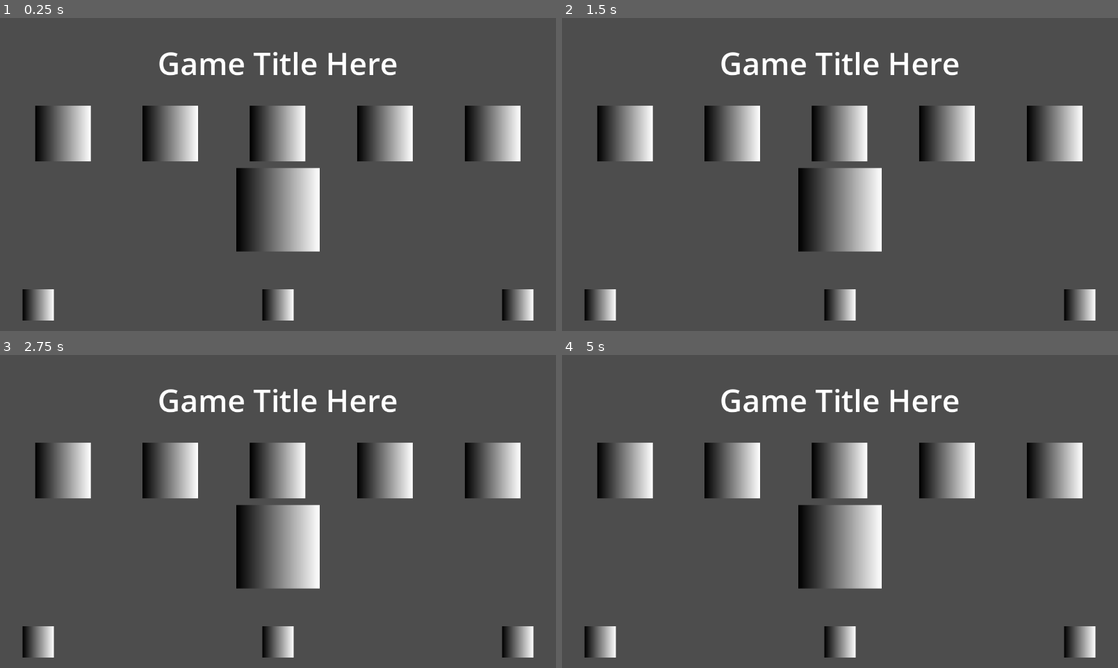
Above: before the commit, frames 1-4 (two rows, left to right).
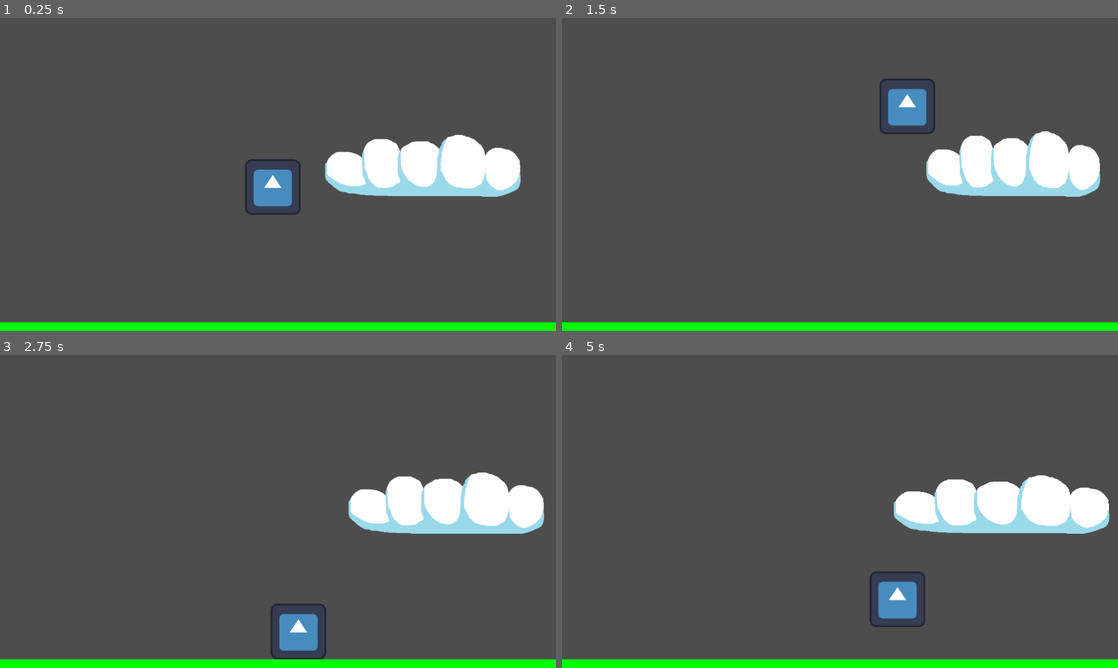
Above: after the commit, the same moments.

Repository: nebunez/career-pathology
Game: Godot game, scene res://prototype_pc.tscn
Two runs of this game, one before a commit and one after it. Both use one fixed random seed, a clock stepped at 60 frames per second and the inputs below. Before the commit the project starts from res://menu.tscn. The engine's default icon, where the game draws it, is replaced by a stand-in: a white triangle on a blue panel in a dark square.
Inputs (mouse positions are in pixels of both pictures, inside the frame that each line leads up to):
- Up to frame 1 (0.25 s): no input
- Up to frame 2 (1.5 s): move the mouse to (962, 158) at 0.52 s; press the mouse at (962, 158) at 0.53 s; hold D (move_right) 0.53-1.28 s; tap Space (jump) at 0.77 s; move the mouse to (728, 190) at 1.27 s; release the mouse at (728, 190) at 1.28 s; hold A (move_left) from 1.28 s (still down); click (728, 190) at 1.35 s
- Up to frame 3 (2.75 s): tap Space (jump) at 1.52 s; move the mouse to (333, 442) at 2.02 s; release A (move_left) at 2.03 s; press the mouse at (333, 442) at 2.03 s; hold D (move_right) from 2.03 s (still down)
- Up to frame 4 (5 s): move the mouse to (812, 574) at 2.77 s; release the mouse at (812, 574) at 2.78 s; click (812, 574) at 2.85 s; tap Space (jump) at 3.02, 3.77, 4.52 s; move the mouse to (1006, 558) at 3.52 s; release D (move_right) at 3.53 s; press the mouse at (1006, 558) at 3.53 s; hold A (move_left) from 3.53 s (still down); move the mouse to (673, 464) at 4.27 s; release the mouse at (673, 464) at 4.28 s; click (673, 464) at 4.35 s

The runs differ from the first frame. In frame 1, 21% of the frame differs, in the area x 0-100%, y 10-100%; in frame 2, 21%; in frame 3, 21%; in frame 4, 22%.

Commit message:
removed level, tweaked clouds

Diff:
--- a/fs-hof-2025---team-7/cloud.tscn
+++ b/fs-hof-2025---team-7/cloud.tscn
@@ -1,14 +1,17 @@
-[gd_scene load_steps=4 format=3 uid="uid://420ehburaqq1"]
+[gd_scene load_steps=5 format=3 uid="uid://420ehburaqq1"]
 
 [ext_resource type="SpriteFrames" uid="uid://bc601k41n1fdr" path="res://world/clouds/cloud_sprite_frames.tres" id="1_4rphk"]
+[ext_resource type="Script" uid="uid://cn4mji4y7tut6" path="res://world/mover.gd" id="2_b3oxr"]
 
 [sub_resource type="PhysicsMaterial" id="PhysicsMaterial_4rphk"]
 
 [sub_resource type="RectangleShape2D" id="RectangleShape2D_b3oxr"]
 size = Vector2(489, 82)
 
-[node name="Cloud" type="StaticBody2D"]
+[node name="Cloud" type="RigidBody2D"]
 physics_material_override = SubResource("PhysicsMaterial_4rphk")
+gravity_scale = 0.0
+freeze = true
 
 [node name="AnimatedSprite2D" type="AnimatedSprite2D" parent="."]
 sprite_frames = ExtResource("1_4rphk")
@@ -17,3 +20,7 @@
 [node name="CollisionShape2D" type="CollisionShape2D" parent="."]
 position = Vector2(-0.5, 25)
 shape = SubResource("RectangleShape2D_b3oxr")
+
+[node name="Mover" type="Node2D" parent="."]
+script = ExtResource("2_b3oxr")
+metadata/_custom_type_script = "uid://cn4mji4y7tut6"
--- a/fs-hof-2025---team-7/level.tscn
+++ /dev/null
@@ -1,19 +0,0 @@
-[gd_scene load_steps=3 format=3 uid="uid://y3nt7rkicyxb"]
-
-[ext_resource type="PackedScene" uid="uid://420ehburaqq1" path="res://cloud.tscn" id="1_u52ul"]
-[ext_resource type="Script" uid="uid://cn4mji4y7tut6" path="res://world/mover.gd" id="2_vonw3"]
-
-[node name="Level" type="Node2D"]
-
-[node name="Clouds" type="Node2D" parent="."]
-
-[node name="Cloud" parent="Clouds" instance=ExtResource("1_u52ul")]
-position = Vector2(633, 336)
-
-[node name="Mover" type="Node2D" parent="Clouds/Cloud"]
-script = ExtResource("2_vonw3")
-move_behaviour = 2
-initial_position = 2
-move_range = 100.0
-move_speed = 100.0
-metadata/_custom_type_script = "uid://cn4mji4y7tut6"
--- a/fs-hof-2025---team-7/project.godot
+++ b/fs-hof-2025---team-7/project.godot
@@ -11,7 +11,7 @@
 [application]
 
 config/name="FS HOF 2025 - Team 7"
-run/main_scene="uid://64n7fn525aop"
+run/main_scene="uid://cniwlsibop00s"
 config/features=PackedStringArray("4.4", "GL Compatibility")
 config/icon="res://icon.svg"
 
--- a/fs-hof-2025---team-7/prototype_pc.tscn
+++ b/fs-hof-2025---team-7/prototype_pc.tscn
@@ -1,6 +1,7 @@
-[gd_scene load_steps=6 format=3 uid="uid://cniwlsibop00s"]
+[gd_scene load_steps=7 format=3 uid="uid://cniwlsibop00s"]
 
 [ext_resource type="PackedScene" uid="uid://d26acnrtv8nu7" path="res://player_character.tscn" id="1_xuxd4"]
+[ext_resource type="PackedScene" uid="uid://420ehburaqq1" path="res://cloud.tscn" id="2_3cr1e"]
 
 [sub_resource type="PhysicsMaterial" id="PhysicsMaterial_xuxd4"]
 friction = 0.2
@@ -21,10 +22,11 @@
 
 [node name="PlayerCharacter" parent="." instance=ExtResource("1_xuxd4")]
 position = Vector2(628, 336)
-WALK_MAX_VELOCITY = 500.0
+WALK_ACCEL = 1000.0
+WALK_MAX_VELOCITY = 1000.0
 AIR_ACCEL = 1000.0
 AIR_DEACCEL = 1000.0
-JUMP_VELOCITY = 1000
+JUMP_VELOCITY = 1500
 
 [node name="Floor" type="StaticBody2D" parent="."]
 position = Vector2(640, 710)
@@ -35,3 +37,15 @@
 
 [node name="CollisionShape2D" type="CollisionShape2D" parent="Floor"]
 shape = SubResource("RectangleShape2D_mg1s3")
+
+[node name="Clouds" type="Node2D" parent="."]
+
+[node name="Cloud" parent="Clouds" instance=ExtResource("2_3cr1e")]
+position = Vector2(961, 336)
+
+[node name="Mover" parent="Clouds/Cloud" index="2"]
+move_behaviour = 1
+move_range = 100.0
+move_speed = 50.0
+
+[editable path="Clouds/Cloud"]
